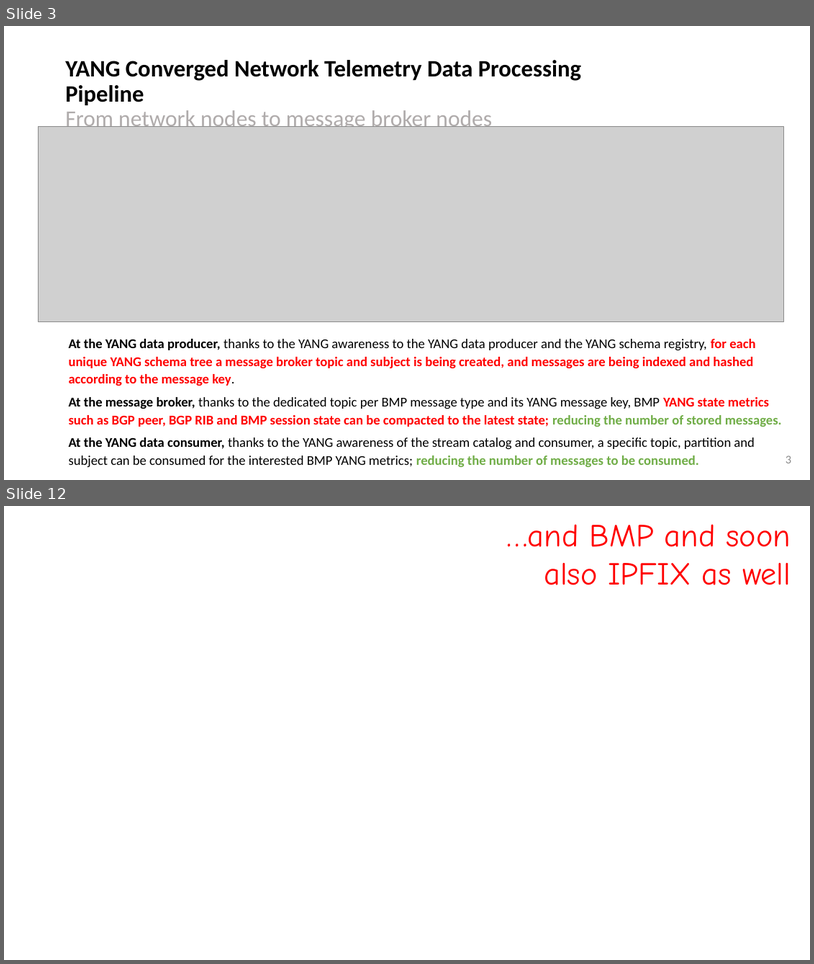
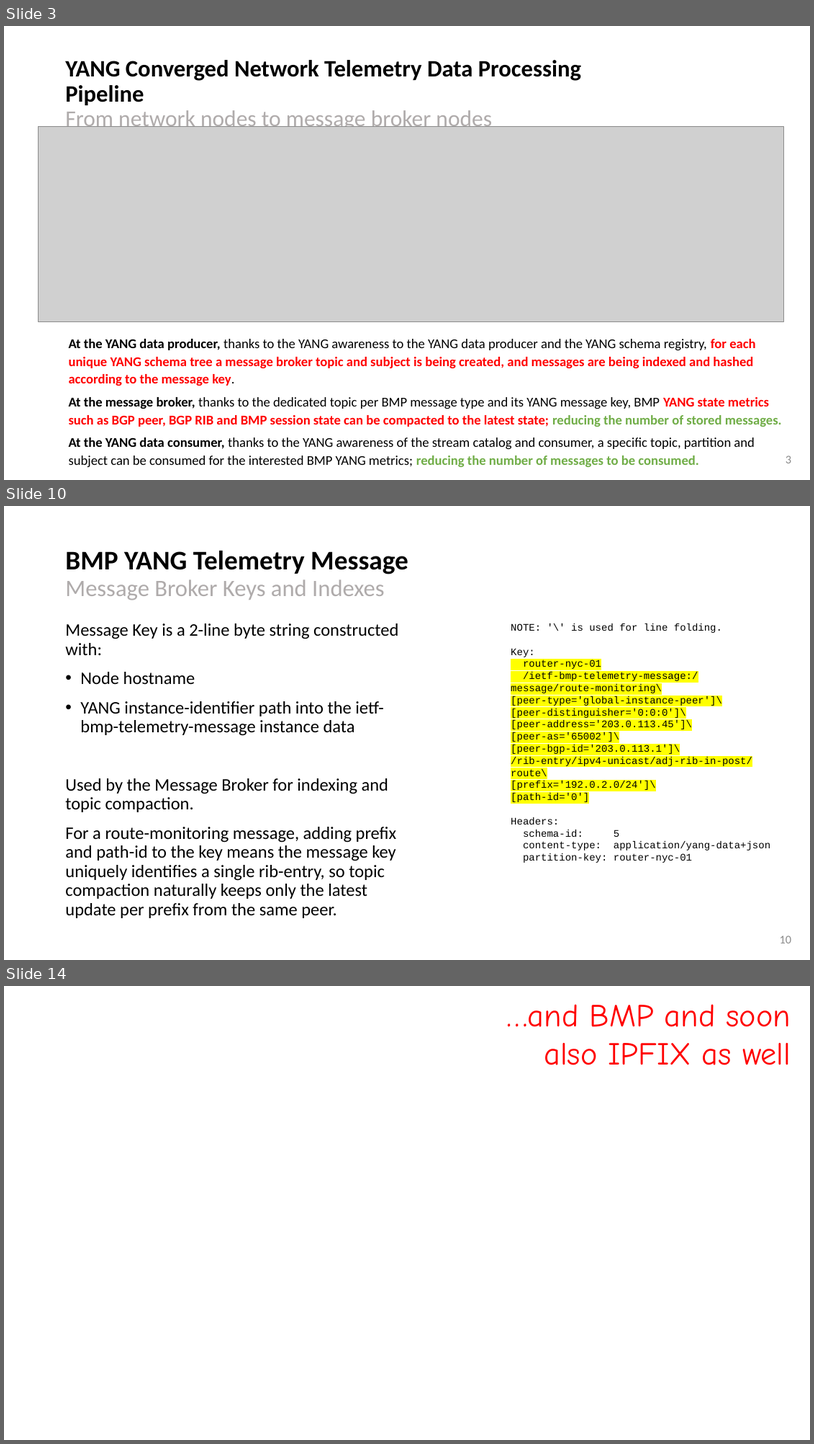
Before and after one commit to network-analytics/ietf-network-analytics-document-status, a slide deck: 126/NMOP/draft-netana-nmop-message-broker-bmp-telemetry-msg-03.pptx. Shown one above the other, each under a label of ours: slides 3 and 12 before the commit, slides 3, 10 and 14 after it; the slides between them are not shown. The pictures are 814x964 and 814x1444 pixels, drawn with LibreOffice and Linux fonts; fonts in the diff are those of the drawing; grey boxes stand for pictures; background and template pictures are left out. Boxes give left, top, right and bottom in pixels: in the first picture for what was removed or moved away, otherwise in the second. Text is boxed around its words. In the diff, an @@ line names an element or a change of style, - is before the commit and + after.

Commit message:
bmp-telemetry-msg: finalize slides for IETF 126

```diff
--- a/126/NMOP/draft-netana-nmop-message-broker-bmp-telemetry-msg-03.pptx
+++ b/126/NMOP/draft-netana-nmop-message-broker-bmp-telemetry-msg-03.pptx
@@ slide 10 added at bbox=[4, 506, 810, 960], background #FFFFFF @@
@@ title added at bbox=[65, 550, 409, 600], 28 pt, text #AFABAB @@
+BMP YANG Telemetry Message
+Message Broker Keys and Indexes
@@ text added at bbox=[65, 623, 399, 918], 21 pt, text #000000 @@
+Message Key is a 2-line byte string constructed with:
+• Node hostname
+• YANG instance-identifier path into the ietf-bmp-telemetry-message instance data
+Used by the Message Broker for indexing and topic compaction.
+For a route-monitoring message, adding prefix and path-id to the key means the message key uniquely identifies a single rib-entry, so topic compaction naturally keeps only the latest update per prefix from the same peer.
@@ text added at bbox=[511, 623, 771, 862], 12 pt, text #000000 @@
+NOTE: '\' is used for line folding.
+Key:
+router-nyc-01
+/ietf-bmp-telemetry-message:/
+message/route-monitoring\
+[peer-type='global-instance-peer']\
+[peer-distinguisher='0:0:0']\
+[peer-address='203.0.113.45']\
+[peer-as='65002']\
+[peer-bgp-id='203.0.113.1']\
+/rib-entry/ipv4-unicast/adj-rib-in-post/route\
+[prefix='192.0.2.0/24']\
+[path-id='0']
+Headers:
+schema-id: 5
+content-type: application/yang-data+json
+partition-key: router-nyc-01
@@ page number added at bbox=[780, 935, 792, 943], 14 pt, text #8C8C8C @@
+10
@@ what was slide 12 is now slide 14 @@
```
Also in this commit, not shown: 8 slides changed, 2 other slides added, 1 slide removed, 1 other file.
